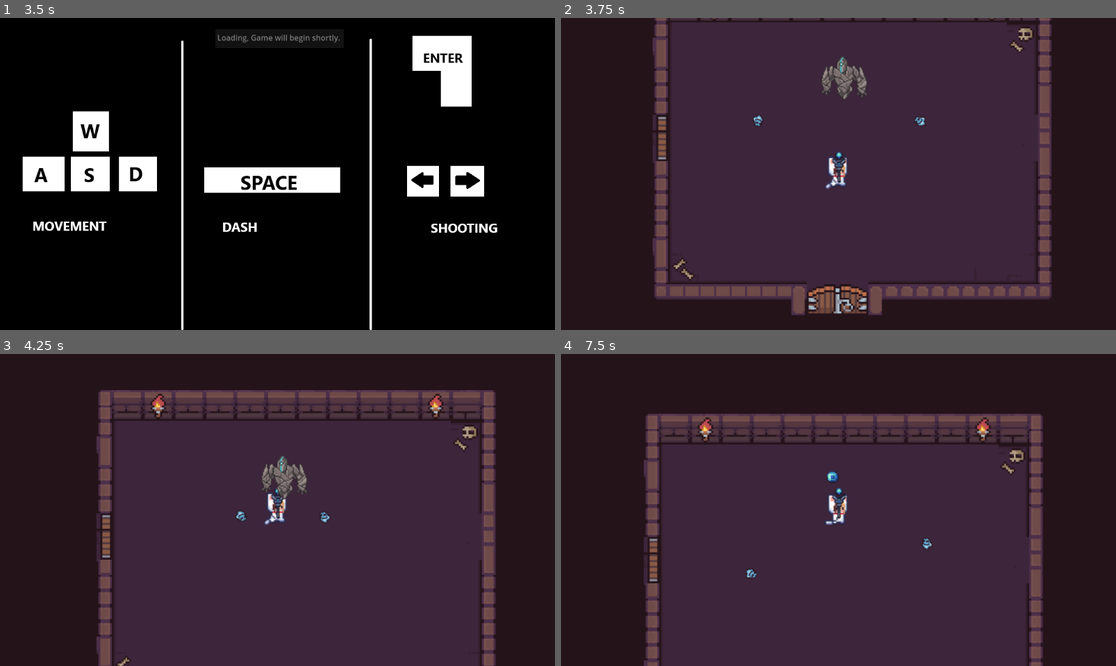
Above: before the commit, frames 1-4 (two rows, left to right).
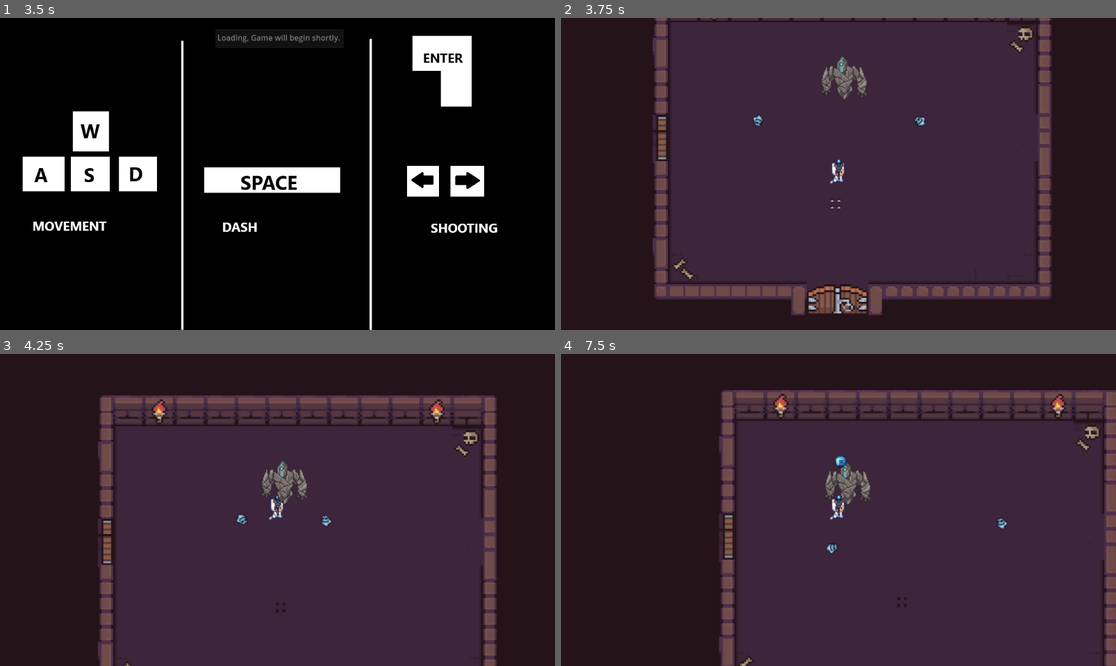
Above: after the commit, the same moments.

Repository: 50002/TaitajaRaSeKo25
Game: Godot game, scene res://start.tscn
The game is run twice, just before and just after one commit, with the same random seed, the same clock (stepped at 60 frames per second) and the same inputs.
Inputs:
- Up to frame 1 (3.5 s): click "Start" at 0.5 s; tap Enter (Attack) at 1.25, 2.75 s; hold D (RIGHT) 1.28-2.03 s; hold Enter (Attack) 1.28-2.03 s; tap Space (Dash) at 2, 2.1 s; hold S (DOWN) 2.03-2.78 s; hold D (RIGHT) from 2.78 s (still down); hold Enter (Attack) from 2.78 s (still down)
- Up to frame 2 (3.75 s): tap Space (Dash) at 3.5, 3.6 s; release D (RIGHT) at 3.53 s; release Enter (Attack) at 3.53 s; hold W (UP) from 3.53 s (still down)
- Up to frame 3 (4.25 s): keep holding W (UP)
- Up to frame 4 (7.5 s): release W (UP) at 4.28 s; hold Enter (Attack) 4.28-5.03 s; hold A (LEFT) 4.28-5.78 s; tap Space (Dash) at 5.1, 6.6 s; hold S (DOWN) 5.78-6.53 s; hold Enter (Attack) 5.78-6.53 s; hold D (RIGHT) 6.53-7.28 s; hold W (UP) from 7.28 s (still down); hold Enter (Attack) from 7.28 s (still down)

Frame 1 is identical in both runs. In frame 2, 0.3% of the frame differs, in the area x 47-52%, y 42-62%; in frame 3, 7.2%; in frame 4, 31%, in the area x 14-100%, y 11-100%.

Commit message:
Spikes

Diff:
--- a/new-game-project/Level1.tscn
+++ b/new-game-project/Level1.tscn
@@ -1,10 +1,11 @@
-[gd_scene load_steps=9 format=4 uid="uid://b53v8kvqiau3"]
+[gd_scene load_steps=10 format=4 uid="uid://b53v8kvqiau3"]
 
 [ext_resource type="Script" path="res://level_1.gd" id="1_cg5pp"]
 [ext_resource type="Texture2D" uid="uid://bnqt8wmkh2gh" path="res://2D Pixel Dungeon Asset Pack v2.0/2D Pixel Dungeon Asset Pack/Dungeon_Tileset_at.png" id="1_rs3bh"]
 [ext_resource type="PackedScene" uid="uid://n24fa1ogoy0n" path="res://Player.tscn" id="2_t0ek6"]
 [ext_resource type="PackedScene" uid="uid://d27s21rkp4c6p" path="res://Boss.tscn" id="3_o1e8b"]
 [ext_resource type="PackedScene" uid="uid://c22kfodm8tg88" path="res://Skull_enemy.tscn" id="3_wyn04"]
+[ext_resource type="PackedScene" uid="uid://d0pywhwm04pps" path="res://spikes.tscn" id="6_c35df"]
 
 [sub_resource type="TileSetAtlasSource" id="TileSetAtlasSource_wgwje"]
 texture = ExtResource("1_rs3bh")
@@ -1211,9 +1212,11 @@
 tile_map_data = PackedByteArray("AAACAAAABQALAAwAAAACAAEABQALAA0AAAACAAIABQALAA0AAAACAAMABQALABIAAAACAAQABQALABMAAAACAA …(59312 unchanged characters)…
 tile_set = SubResource("TileSet_27p8i")
 
+[node name="Node2D" parent="." instance=ExtResource("6_c35df")]
+position = Vector2(222, 220)
+
 [node name="Player" parent="." instance=ExtResource("2_t0ek6")]
 position = Vector2(225, 278)
-scale = Vector2(1.5, 1.5)
 
 [node name="Area2D" type="Area2D" parent="."]
 
--- a/new-game-project/boss.gd
+++ b/new-game-project/boss.gd
@@ -5,7 +5,7 @@
 const BASE_SPEED = 500
 var direction
 
-var HP := 1
+var HP := 10
 const Actions = [1, 2, 3]
 var blaster = preload("res://armblaster.tscn")
 
--- /dev/null
+++ b/new-game-project/spikes.gd
@@ -0,0 +1,31 @@
+extends Node2D
+
+var state = 0
+
+# Called every frame. 'delta' is the elapsed time since the previous frame.
+func _process(delta: float) -> void:
+
+	if $AnimatedSprite2D.get_frame() in [2,3,4,5,6,7,8,9,10]:
+		$Area2D/CollisionShape2D.disabled = false
+	else:
+		$Area2D/CollisionShape2D.disabled = true
+
+	if state == 0:
+		$AnimatedSprite2D.play("default")
+
+
+
+
+
+
+
+
+
+
+func _on_detection_area_entered(area: Area2D) -> void:
+	$AnimatedSprite2D.play("Full_extend")
+	state = 1
+
+
+func _on_animated_sprite_2d_animation_finished() -> void:
+	state = 0
--- /dev/null
+++ b/new-game-project/spikes.tscn
@@ -0,0 +1,101 @@
+[gd_scene load_steps=9 format=3 uid="uid://d0pywhwm04pps"]
+
+[ext_resource type="Texture2D" uid="uid://dqtfb3qjel6tp" path="res://2D Pixel Dungeon Asset Pack v2.0/2D Pixel Dungeon Asset Pack/items and trap_animation/peaks/peaks_3.png" id="1_3wue8"]
+[ext_resource type="Script" path="res://spikes.gd" id="1_twwe1"]
+[ext_resource type="Texture2D" uid="uid://bsopwdckw1xbo" path="res://2D Pixel Dungeon Asset Pack v2.0/2D Pixel Dungeon Asset Pack/items and trap_animation/peaks/peaks_4.png" id="2_jwk5k"]
+[ext_resource type="Texture2D" uid="uid://dcrh2rj0lfif6" path="res://2D Pixel Dungeon Asset Pack v2.0/2D Pixel Dungeon Asset Pack/items and trap_animation/peaks/peaks_2.png" id="3_d6ffp"]
+[ext_resource type="Texture2D" uid="uid://cfpumk0ke34p5" path="res://2D Pixel Dungeon Asset Pack v2.0/2D Pixel Dungeon Asset Pack/items and trap_animation/peaks/peaks_1.png" id="4_kyqb6"]
+
+[sub_resource type="SpriteFrames" id="SpriteFrames_uwtq1"]
+animations = [{
+"frames": [{
+"duration": 1.0,
+"texture": ExtResource("1_3wue8")
+}, {
+"duration": 1.0,
+"texture": ExtResource("2_jwk5k")
+}, {
+"duration": 1.0,
+"texture": ExtResource("3_d6ffp")
+}, {
+"duration": 1.0,
+"texture": ExtResource("4_kyqb6")
+}, {
+"duration": 1.0,
+"texture": ExtResource("4_kyqb6")
+}, {
+"duration": 1.0,
+"texture": ExtResource("4_kyqb6")
+}, {
+"duration": 1.0,
+"texture": ExtResource("4_kyqb6")
+}, {
+"duration": 1.0,
+"texture": ExtResource("4_kyqb6")
+}, {
+"duration": 1.0,
+"texture": ExtResource("4_kyqb6")
+}, {
+"duration": 1.0,
+"texture": ExtResource("4_kyqb6")
+}, {
+"duration": 1.0,
+"texture": ExtResource("3_d6ffp")
+}, {
+"duration": 1.0,
+"texture": ExtResource("2_jwk5k")
+}, {
+"duration": 1.0,
+"texture": ExtResource("1_3wue8")
+}],
+"loop": false,
+"name": &"Full_extend",
+"speed": 30.0
+}, {
+"frames": [{
+"duration": 1.0,
+"texture": ExtResource("1_3wue8")
+}, {
+"duration": 1.0,
+"texture": ExtResource("2_jwk5k")
+}, {
+"duration": 1.0,
+"texture": ExtResource("1_3wue8")
+}],
+"loop": true,
+"name": &"default",
+"speed": 1.0
+}]
+
+[sub_resource type="CircleShape2D" id="CircleShape2D_tlem8"]
+radius = 8.06226
+
+[sub_resource type="RectangleShape2D" id="RectangleShape2D_0opfr"]
+size = Vector2(11, 13)
+
+[node name="Node2D" type="Node2D"]
+script = ExtResource("1_twwe1")
+
+[node name="AnimatedSprite2D" type="AnimatedSprite2D" parent="."]
+sprite_frames = SubResource("SpriteFrames_uwtq1")
+animation = &"Full_extend"
+autoplay = "default"
+
+[node name="detection" type="Area2D" parent="."]
+collision_layer = 0
+collision_mask = 8
+
+[node name="CollisionShape2D" type="CollisionShape2D" parent="detection"]
+shape = SubResource("CircleShape2D_tlem8")
+
+[node name="Area2D" type="Area2D" parent="."]
+collision_layer = 8
+collision_mask = 8
+
+[node name="CollisionShape2D" type="CollisionShape2D" parent="Area2D"]
+position = Vector2(0.5, -1.5)
+shape = SubResource("RectangleShape2D_0opfr")
+disabled = true
+
+[connection signal="animation_finished" from="AnimatedSprite2D" to="." method="_on_animated_sprite_2d_animation_finished"]
+[connection signal="area_entered" from="detection" to="." method="_on_detection_area_entered"]
